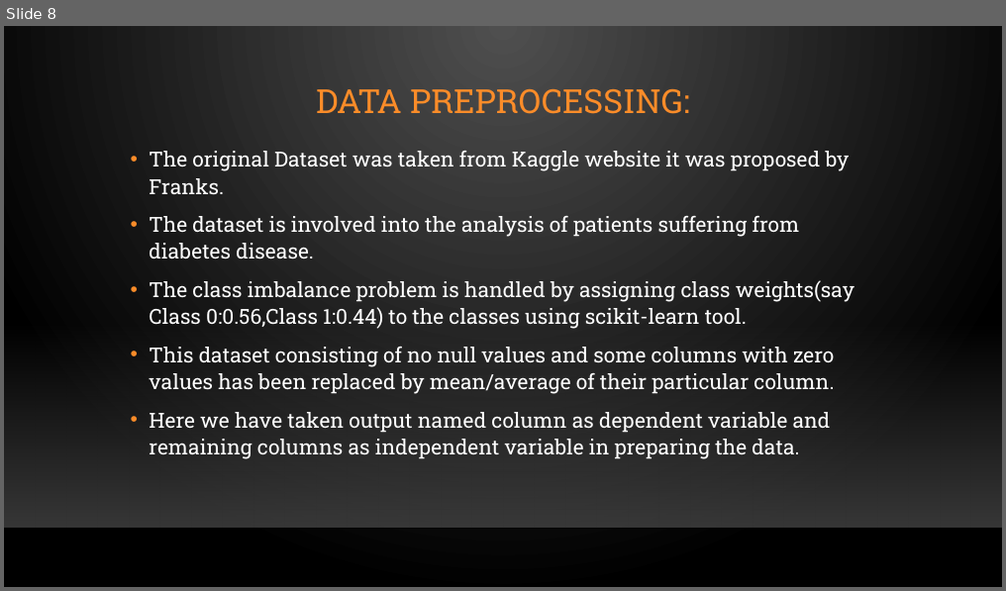
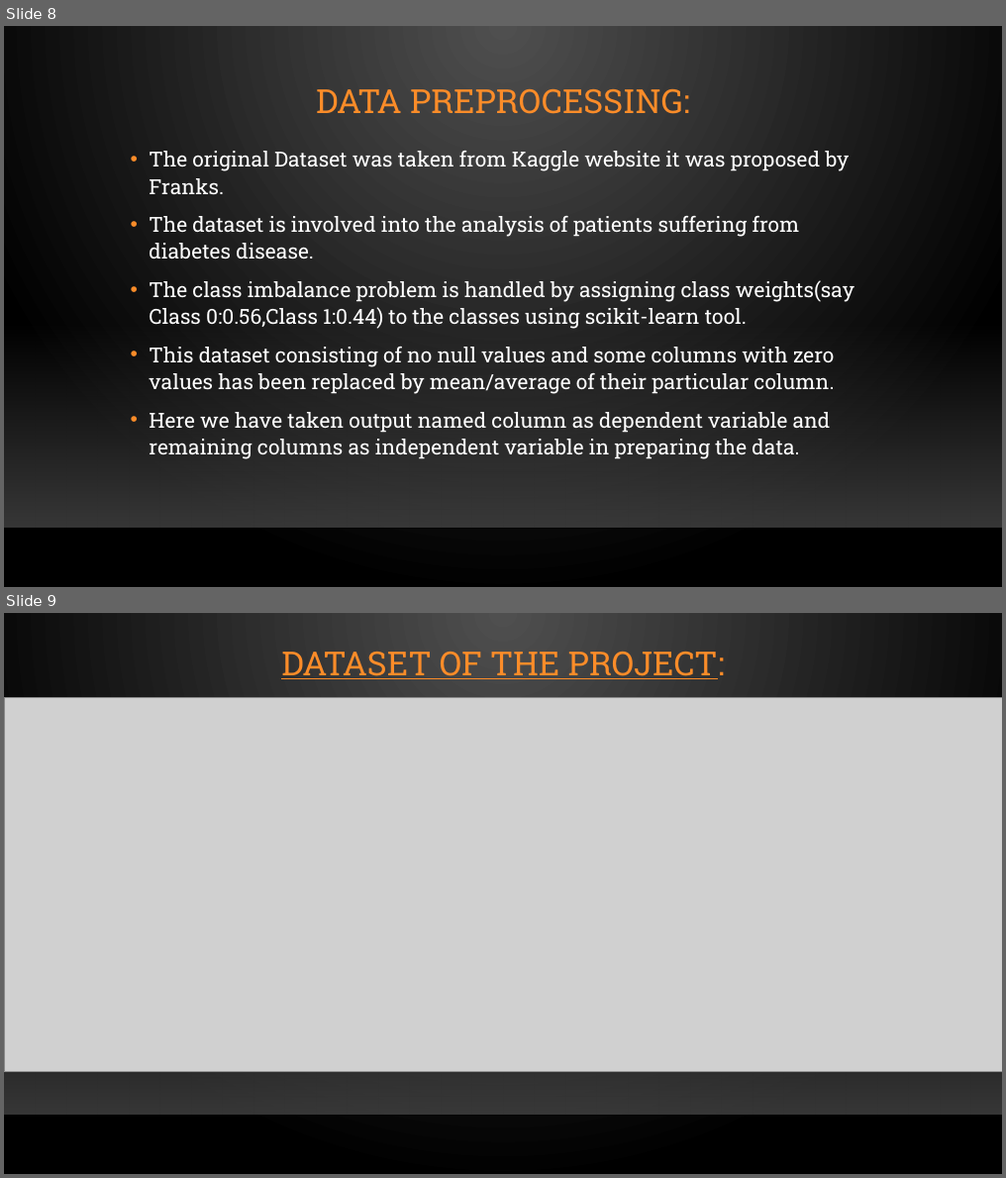
Before and after one commit to Pavankumar327/Projects-, a slide deck: Data Analytics Associate final project -DIABETES DISEASE PREDICTION.pptx. Shown one above the other, each under a label of ours: slide 8 before the commit, slides 8 and 9 after it. The pictures are 1006x591 and 1006x1178 pixels, drawn with LibreOffice and Linux fonts; fonts in the diff are those of the drawing; grey boxes stand for pictures; background and template pictures are left out. Boxes give left, top, right and bottom in pixels: in the first picture for what was removed or moved away, otherwise in the second. Text is boxed around its words. In the diff, an @@ line names an element or a change of style, - is before the commit and + after.

Commit message:
PPT on project1 for DIABETES DISEASE PREDICTION

```diff
--- a/Data Analytics Associate final project -DIABETES DISEASE PREDICTION.pptx
+++ b/Data Analytics Associate final project -DIABETES DISEASE PREDICTION.pptx
@@ slide 9 added at [4,613,1002,1174], background gradient #505050 to #000000; not listed: 2 template elements that a slide beside it also shows @@
@@ title added at [281,652,725,679], 32 pt, text #FB8C29, underline @@
+DATASET OF THE PROJECT:
@@ picture added at [4,698,1002,1072] @@
```
Also in this commit, not shown: 11 slides changed, 3 other slides added, 2 slides removed.
